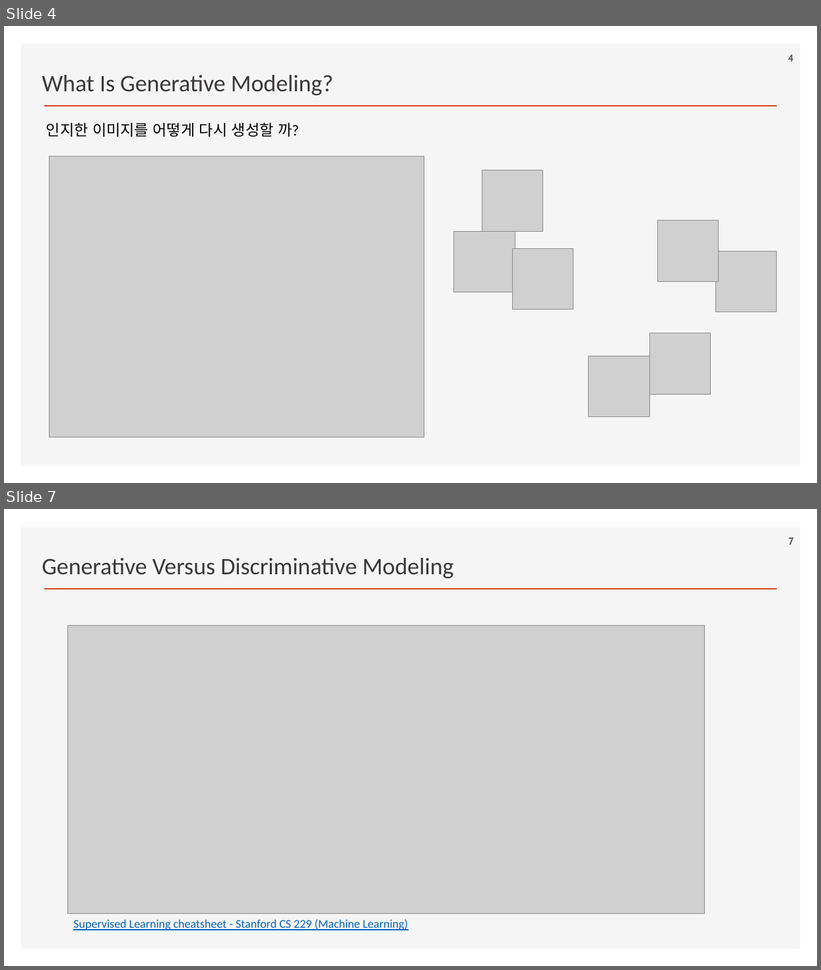
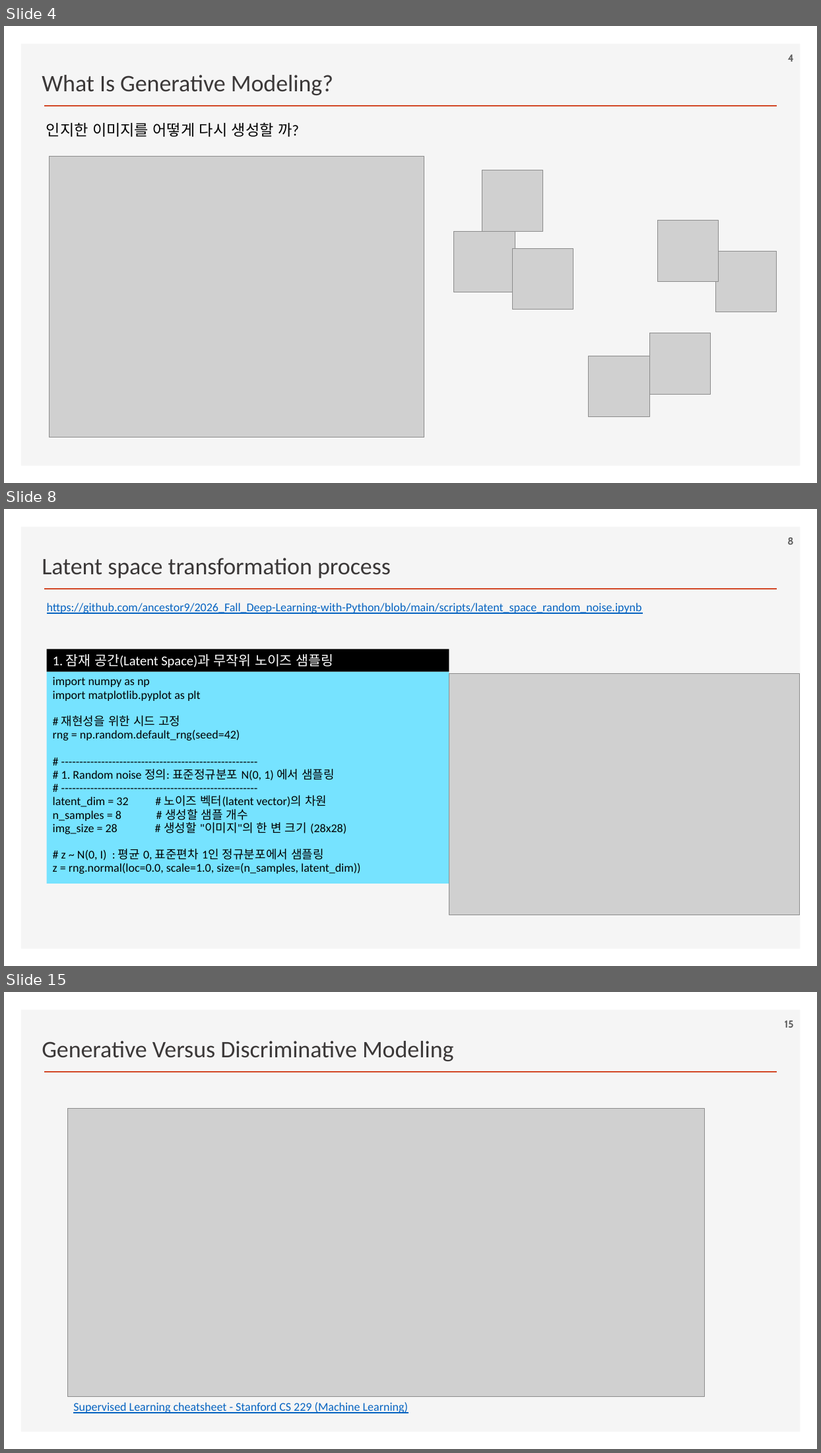
Before and after one commit to ancestor9/2026_Fall_Generative-Deep-Learning, a slide deck: Chapter 01 Generative Deep Learning.pptx. Shown one above the other, each under a label of ours: slides 4 and 7 before the commit, slides 4, 8 and 15 after it; the slides between them are not shown. The pictures are 821x970 and 821x1453 pixels, drawn with LibreOffice and Linux fonts; fonts in the diff are those of the drawing; grey boxes stand for pictures; background and template pictures are left out. Boxes give left, top, right and bottom in pixels: in the first picture for what was removed or moved away, otherwise in the second. Text is boxed around its words. In the diff, an @@ line names an element or a change of style, - is before the commit and + after.

```diff
--- a/Chapter 01 Generative Deep Learning.pptx
+++ b/Chapter 01 Generative Deep Learning.pptx
@@ slide 8 added at bbox=[4, 509, 817, 966], background #FFFFFF; not listed: 2 template elements that a slide beside it also shows @@
@@ page number added at bbox=[787, 537, 793, 545], 12 pt, text #595959, bold @@
+8
@@ text added at bbox=[42, 558, 391, 578], 28 pt, text #3B3838 @@
+Latent space transformation process
@@ text added at bbox=[47, 603, 642, 614], 14 pt, text #0563C1, underline @@
+https://github.com/ancestor9/2026_Fall_Deep-Learning-with-Python/blob/main/scripts/latent_space_random_noise.ipynb
@@ rectangle added at bbox=[47, 650, 450, 672], fill #000000, 16 pt, text #FFFFFF @@
+1. 잠재 공간(Latent Space)과 무작위 노이즈 샘플링
@@ rectangle added at bbox=[47, 672, 450, 884], fill #76E3FF, 14 pt, text #000000 @@
+import numpy as np
+import matplotlib.pyplot as plt
+# 재현성을 위한 시드 고정
+rng = np.random.default_rng(seed=42)
+# ------------------------------------------------------
+# 1. Random noise 정의: 표준정규분포 N(0, 1) 에서 샘플링
+# ------------------------------------------------------
+latent_dim = 32 # 노이즈 벡터(latent vector)의 차원
+n_samples = 8 # 생성할 샘플 개수
+img_size = 28 # 생성할 "이미지"의 한 변 크기 (28x28)
+# z ~ N(0, I) : 평균 0, 표준편차 1인 정규분포에서 샘플링
+z = rng.normal(loc=0.0, scale=1.0, size=(n_samples, latent_dim))
@@ picture added at bbox=[450, 674, 800, 916] @@
@@ what was slide 7 is now slide 15 @@
@@ page number at bbox=[785, 1020, 794, 1028]: text changed @@
-7
+15
```
Also in this commit, not shown: 2 slides changed, 7 other slides added.
